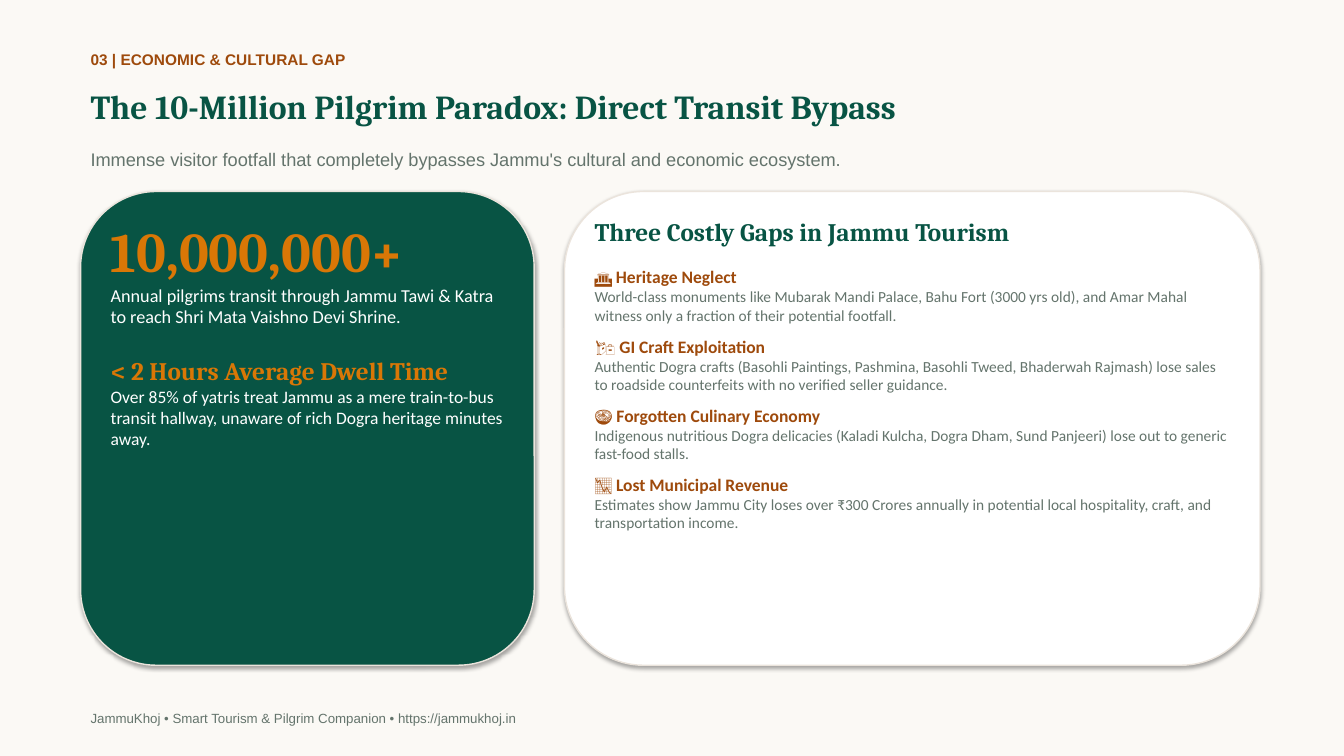
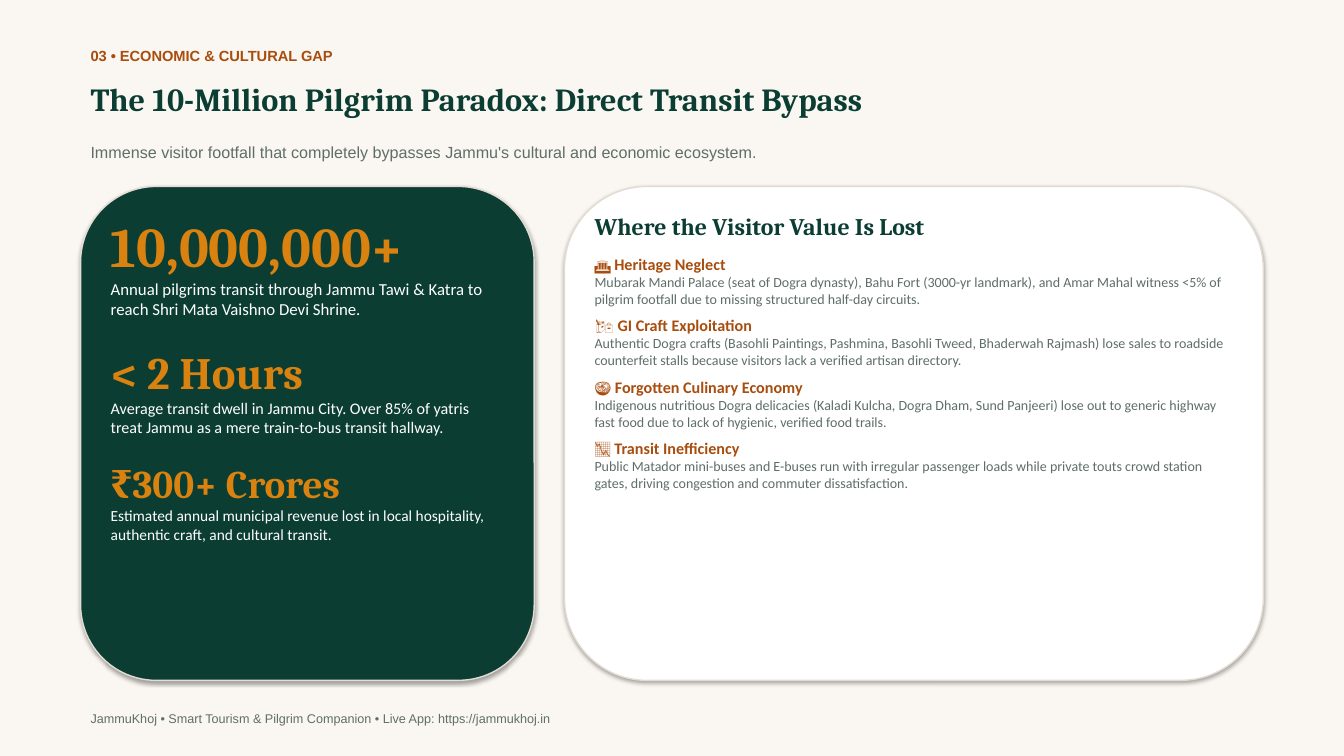
Before and after one commit to moin08s/JammuKhoj, a slide deck: slide 3 of JammuKhoj_Pitch_Deck.pptx. Drawn at 1344x756 pixels with LibreOffice and Linux fonts; fonts in the diff are those of the drawing. Boxes give left, top, right and bottom in pixels: in the first picture for what was removed or moved away, otherwise in the second. Text is boxed around its words. In the diff, an @@ line names an element or a change of style, - is before the commit and + after.

```diff
--- a/JammuKhoj_Pitch_Deck.pptx
+++ b/JammuKhoj_Pitch_Deck.pptx
@@ rectangle at bbox=[0, 0, 1344, 756]: fill #FBF9F5 to #FAF7F2 @@
@@ text at bbox=[91, 50, 333, 61]: text changed; size 11 to 10.5 pt; text colour #9E4A0C to #A84D0E @@
-03 | ECONOMIC & CULTURAL GAP
+03 • ECONOMIC & CULTURAL GAP
@@ text "The 10-Million Pilgrim Paradox: Direct ..." at bbox=[91, 88, 862, 118]: size 24 to 23 pt, text colour #085444 to #0B3D33 @@
@@ text "Immense visitor footfall that completely ..." at bbox=[91, 146, 757, 162]: size 13 to 11.5 pt, text colour #64746C to #5F6E67 @@
@@ rounded rectangle: place and size @@
-rounded rectangle at bbox=[81, 192, 534, 665]
+rounded rectangle at bbox=[81, 187, 534, 681]
@@ rounded rectangle at bbox=[81, 187, 534, 681]: fill #085444 to #0B3D33; outline #EBE4DC 1 pt to #E4DCD2 1 pt @@
@@ rounded rectangle: place and size @@
-rounded rectangle at bbox=[565, 192, 1260, 665]
+rounded rectangle at bbox=[565, 187, 1263, 681]
@@ rounded rectangle at bbox=[565, 187, 1263, 681]: outline #EBE4DC 1 pt to #E4DCD2 1 pt @@
@@ text at bbox=[111, 229, 482, 315]: text colour #D97706 to #D98210 in "10,000,000+"; size 13 to 12 pt in "Annual pilgrims transit through Jammu Tawi & ..."; less space between paragraphs @@
@@ text at bbox=[595, 218, 924, 236]: text changed; size 18 to 17 pt; text colour #085444 to #0B3D33 @@
-Three Costly Gaps in Jammu Tourism
+Where the Visitor Value Is Lost
@@ text at bbox=[614, 258, 803, 396]: size 12.5 to 11.5 pt, text colour #9E4A0C to #A84D0E in "🏛️ Heritage Neglect", "🛍️ GI Craft Exploitation", "🍲 Forgotten Culinary Economy" @@
@@ text at bbox=[595, 277, 1221, 307]: text changed; size 11 to 10 pt; text colour #64746C to #5F6E67 @@
-World-class monuments like Mubarak Mandi Palace, Bahu Fort (3000 yrs old), and Amar Mahal witness only a fraction of their potential footfall.
+Mubarak Mandi Palace (seat of Dogra dynasty), Bahu Fort (3000-yr landmark), and Amar Mahal witness <5% of pilgrim footfall due to missing structured half-day circuits.
@@ text at bbox=[111, 358, 484, 542]: text changed; size 12.5 to 11.5 pt @@
-< 2 Hours Average Dwell Time
-Over 85% of yatris treat Jammu as a mere train-to-bus transit hallway, unaware of rich Dogra heritage minutes away.
+< 2 Hours
+Average transit dwell in Jammu City. Over 85% of yatris treat Jammu as a mere train-to-bus transit hallway.
+₹300+ Crores
+Estimated annual municipal revenue lost in local hospitality, authentic craft, and cultural transit.
@@ text at bbox=[595, 338, 1223, 367]: text changed; size 11 to 10 pt; text colour #64746C to #5F6E67 @@
-Authentic Dogra crafts (Basohli Paintings, Pashmina, Basohli Tweed, Bhaderwah Rajmash) lose sales to roadside counterfeits with no verified seller guidance.
+Authentic Dogra crafts (Basohli Paintings, Pashmina, Basohli Tweed, Bhaderwah Rajmash) lose sales to roadside counterfeit stalls because visitors lack a verified artisan directory.
@@ text at bbox=[595, 400, 1216, 491]: text changed; size 11 to 10 pt; text colour #64746C to #5F6E67 @@
-Indigenous nutritious Dogra delicacies (Kaladi Kulcha, Dogra Dham, Sund Panjeeri) lose out to generic fast-food stalls.
-📉 Lost Municipal Revenue
-Estimates show Jammu City loses over ₹300 Crores annually in potential local hospitality, craft, and transportation income.
+Indigenous nutritious Dogra delicacies (Kaladi Kulcha, Dogra Dham, Sund Panjeeri) lose out to generic highway fast food due to lack of hygienic, verified food trails.
+📉 Transit Inefficiency
+Public Matador mini-buses and E-buses run with irregular passenger loads while private touts crowd station gates, driving congestion and commuter dissatisfaction.
@@ text at bbox=[91, 714, 550, 726]: text changed; size 9.5 to 9 pt; text colour #64746C to #5F6E67 @@
-JammuKhoj • Smart Tourism & Pilgrim Companion • https://jammukhoj.in
+JammuKhoj • Smart Tourism & Pilgrim Companion • Live App: https://jammukhoj.in
```
Also in this commit, not shown: 9 other slides changed, 3 other files.
